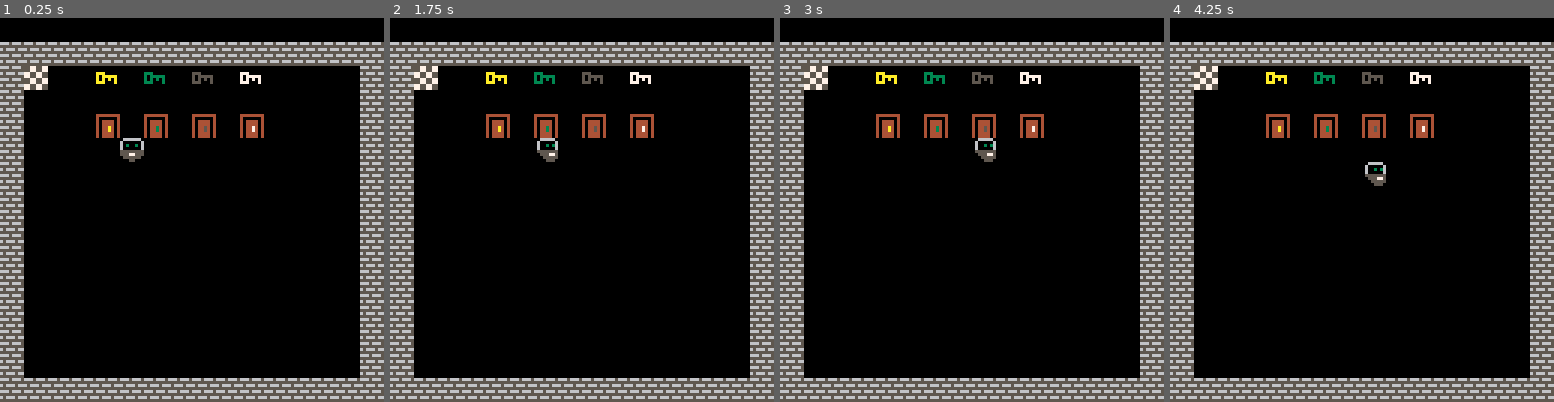
Above: before the commit, frames 1-4 (left to right).
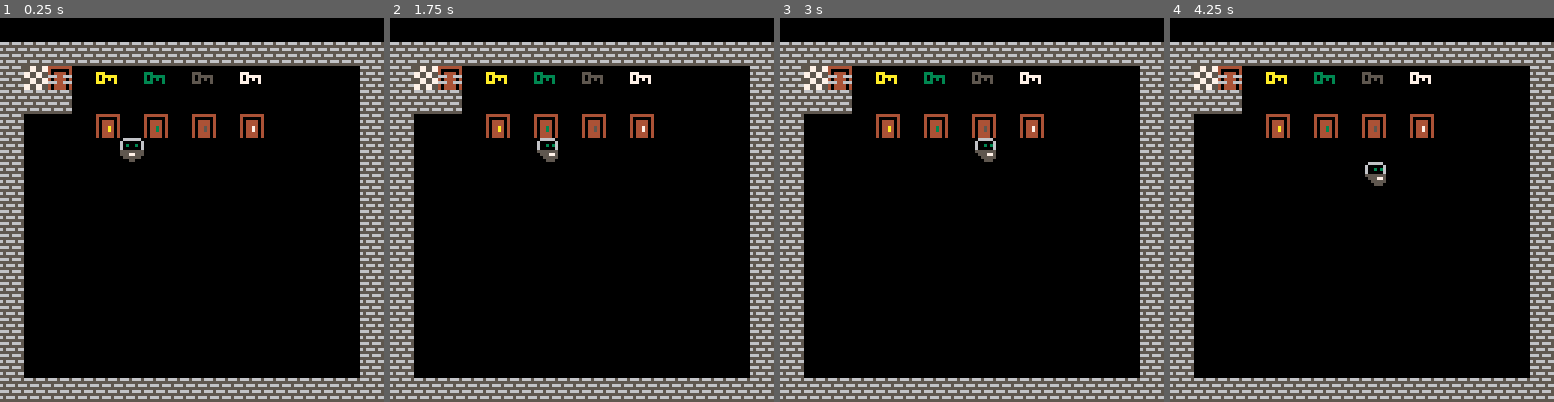
Above: after the commit, the same moments.

Repository: VedVid/picos-challange
Game: PICO-8 cartridge picoschallange.p8
The game is run twice, just before and just after one commit, with the same random seed, the same clock (stepped at 60 frames per second) and the same inputs.
Inputs:
- Up to frame 1 (0.25 s): no input
- Up to frame 2 (1.75 s): hold Right from 1.6 s (still down)
- Up to frame 3 (3 s): release Right at 2.1 s; hold Up 2.15-2.42 s; hold Right from 2.47 s (still down)
- Up to frame 4 (4.25 s): release Right at 3.03 s; hold Left 3.08-3.58 s; hold Down 3.63-3.97 s; hold Right from 4.02 s (still down)

The runs differ from the first frame. In frame 1, 1.1% of the frame differs, in the area x 6-19%, y 12-25%; in frame 2, 1.1%; in frame 3, 1.1%; in frame 4, 1.1%.

Commit message:
game_map stores values used by the built-in map function that draws the map during _draw

Diff:
--- a/picoschallange.p8
+++ b/picoschallange.p8
@@ -4,8 +4,9 @@
 --main
 
 function _init()
- player = new_player(5*8,
-          5*8, 1)
+ player = new_player()
+ game_map = new_map()
+ set_up_level()
 end
 
 function _update()
@@ -15,12 +16,12 @@
 
 function _draw()
  cls()
- map((1*player.level)-1,
-     (1*player.level)-1,
-     0,
-     0,
-     16,
-     16)
+ map(game_map.cell_x,
+     game_map.cell_y,
+     game_map.start_x,
+     game_map.start_y,
+     game_map.cell_w,
+     game_map.cell_h)
  spr(player.spr_current,
      player.x, player.y)
  oxg = 0
@@ -46,11 +47,11 @@
 --player
 
 
-function new_player(x, y, lvl)
+function new_player()
  local player = {}
- player.x = x
- player.y = y
- player.level = lvl
+ player.x = 0
+ player.y = 0
+ player.level = 1
  player.spr_idle = 1
  player.spr_left = 2
  player.spr_right = 3
@@ -145,6 +146,19 @@
 --map and collisions
 
 
+function new_map()
+ local nmap = {}
+ nmap.cell_x = 0
+ nmap.cell_y = 0
+ nmap.start_x = 0
+ nmap.start_y = 0
+ nmap.cell_w = 16
+ nmap.cell_h = 16
+ nmap.layer = 0
+ return nmap
+end
+
+
 function detect_sprite(x, y)
  local i, j = flr(x/8), flr(y/8)
  local sprite = mget(i, j)
@@ -171,7 +185,31 @@
 
 
 function next_level()
-end
+ player.level += 1
+ set_up_level()
+end
+
+
+function level_1()
+ player.x = 5*8
+ player.y = 5*8
+end
+
+
+function level_2()
+ player.x = 5*8
+ player.y = 5*8
+end
+
+
+function set_up_level()
+ if player.level == 1 then
+  level_1()
+ elseif player.level == 2 then
+  level_2()
+ end
+end
+
 __gfx__
 00000000066666600666660000666660066666600666666000000000000000000000000000000000000000000000000000000000000000000000000000000000
 00000000600000066000006006000006603003066000000600000000000000000000000000000000000000000000000000000000000000000000000000000000
@@ -181,14 +219,14 @@
 00700700555775555775550000555775555775555557755500000000000000000000000000000000000000000000000000000000000000000000000000000000
 00000000055555505555500000055555055555500555555000000000000000000000000000000000000000000000000000000000000000000000000000000000
 00000000000550000555000000005550000550000005500000000000000000000000000000000000000000000000000000000000000000000000000000000000
-66656665444444444444444444444444444444445577557700000000000000000000000000000000000000000000000000000000000000000000000000000000
-55555555400000044000000440000004400000045577557700000000000000000000000000000000000000000000000000000000000000000000000000000000
-65666566404444044044440440444404404444047755775500000000000000000000000000000000000000000000000000000000000000000000000000000000
-55555555404444044044440440444404404444047755775500000000000000000000000000000000000000000000000000000000000000000000000000000000
-666566654044a4044044340440445404404474045577557700000000000000000000000000000000000000000000000000000000000000000000000000000000
-555555554044a4044044340440445404404474045577557700000000000000000000000000000000000000000000000000000000000000000000000000000000
-65666566404444044044440440444404404444047755775500000000000000000000000000000000000000000000000000000000000000000000000000000000
-55555555404444044044440440444404404444047755775500000000000000000000000000000000000000000000000000000000000000000000000000000000
+66656665444444444444444444444444444444445577557744444444444444444444444444444444444444440000000000000000000000000000000000000000
+55555555400000044000000440000004400000045577557740000004400000044000000440000004400000040000000000000000000000000000000000000000
+65666566404444044044440440444404404444047755775540444404404444044044440440444404404000040000000000000000000000000000000000000000
+55555555404444044044440440444404404444047755775566644666404446664044466640444404404000040000000000000000000000000000000000000000
+666566654044a4044044340440445404404474045577557740444404404444044044440440444404404000040000000000000000000000000000000000000000
+555555554044a4044044340440445404404474045577557766644666666446664044466640444666404000040000000000000000000000000000000000000000
+65666566404444044044440440444404404444047755775540444404404444044044440440444404404000040000000000000000000000000000000000000000
+55555555404444044044440440444404404444047755775540444404404444044044440440444404404000040000000000000000000000000000000000000000
 00000000000000000000000000000000000000000000000000000000000000000000000000000000000000000000000000000000000000000000000000000000
 00000000000000000000000000000000000000000000000000000000000000000000000000000000000000000000000000000000000000000000000000000000
 aaa00000333000005550000077700000000000000000000000000000000000000000000000000000000000000000000000000000000000000000000000000000
@@ -196,13 +234,13 @@
 a0a0a0a0303030305050505070707070000000000000000000000000000000000000000000000000000000000000000000000000000000000000000000000000
 aaa000a0333000305550005077700070000000000000000000000000000000000000000000000000000000000000000000000000000000000000000000000000
 __gff__
-00000000000000000000000000000000020a0a0a0a0000000000000000000000040404040000000000000000000000000000000000000000000000000000000000000000000000000000000000000000000000000000000000000000000000000000000000000000000000000000000000000000000000000000000000000000
+00000000000000000000000000000000020a0a0a0a000a0a0a0a000000000000040404040000000000000000000000000000000000000000000000000000000000000000000000000000000000000000000000000000000000000000000000000000000000000000000000000000000000000000000000000000000000000000
 0000000000000000000000000000000000000000000000000000000000000000000000000000000000000000000000000000000000000000000000000000000000000000000000000000000000000000000000000000000000000000000000000000000000000000000000000000000000000000000000000000000000000000
 __map__
 0000000000000000000000000000000000000000000000000000000000000000000000000000000000000000000000000000000000000000000000000000000000000000000000000000000000000000000000000000000000000000000000000000000000000000000000000000000000000000000000000000000000000000
 1010101010101010101010101010101000000000000000000000000000000000000000000000000000000000000000000000000000000000000000000000000000000000000000000000000000000000000000000000000000000000000000000000000000000000000000000000000000000000000000000000000000000000
-1015000020002100220023000000001000000000000000000000000000000000000000000000000000000000000000000000000000000000000000000000000000000000000000000000000000000000000000000000000000000000000000000000000000000000000000000000000000000000000000000000000000000000
-1000000000000000000000000000001000000000000000000000000000000000000000000000000000000000000000000000000000000000000000000000000000000000000000000000000000000000000000000000000000000000000000000000000000000000000000000000000000000000000000000000000000000000
+1015160020002100220023000000001000000000000000000000000000000000000000000000000000000000000000000000000000000000000000000000000000000000000000000000000000000000000000000000000000000000000000000000000000000000000000000000000000000000000000000000000000000000
+1010100000000000000000000000001000000000000000000000000000000000000000000000000000000000000000000000000000000000000000000000000000000000000000000000000000000000000000000000000000000000000000000000000000000000000000000000000000000000000000000000000000000000
 1000000011001200130014000000001000000000000000000000000000000000000000000000000000000000000000000000000000000000000000000000000000000000000000000000000000000000000000000000000000000000000000000000000000000000000000000000000000000000000000000000000000000000
 1000000000000000000000000000001000000000000000000000000000000000000000000000000000000000000000000000000000000000000000000000000000000000000000000000000000000000000000000000000000000000000000000000000000000000000000000000000000000000000000000000000000000000
 1000000000000000000000000000001000000000000000000000000000000000000000000000000000000000000000000000000000000000000000000000000000000000000000000000000000000000000000000000000000000000000000000000000000000000000000000000000000000000000000000000000000000000
